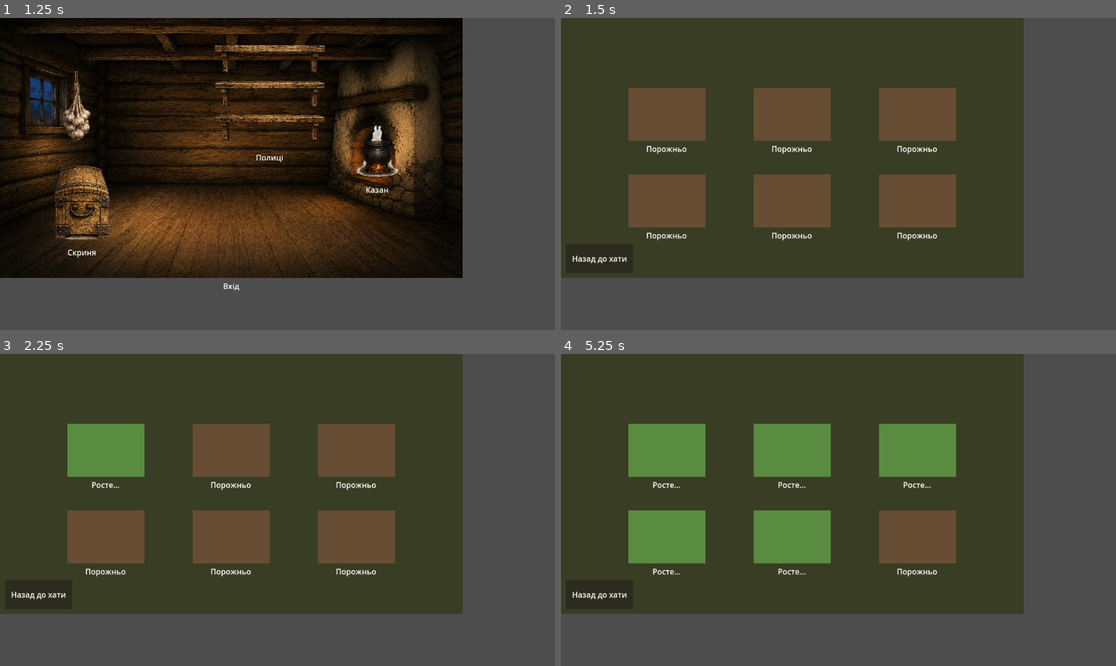
Above: before the commit, frames 1-4 (two rows, left to right).
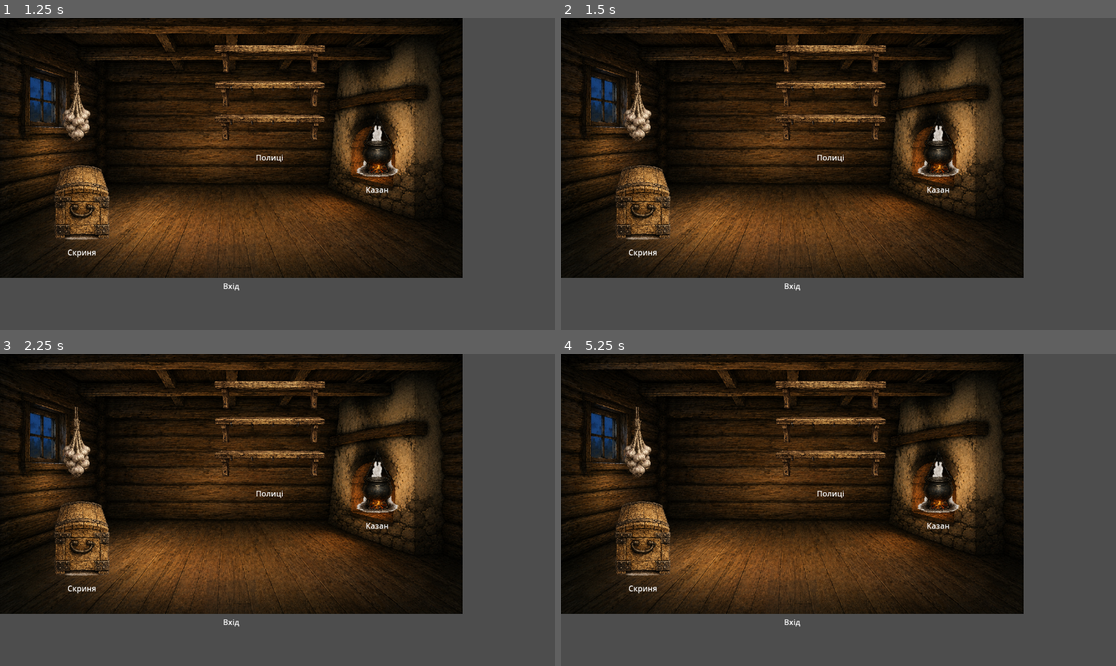
Above: after the commit, the same moments.

Repository: zav1K/molfar
Game: Godot game, scene res://scenes/Hut.tscn
Two runs of this game, one before a commit and one after it. Both use one fixed random seed, a clock stepped at 60 frames per second and the inputs below.
Inputs (mouse positions are in pixels of both pictures, inside the frame that each line leads up to):
- Up to frame 1 (1.25 s): tap Enter at 0.5 s; move the mouse to (377, 145) at 0.52 s; click (377, 145) at 0.67 s
- Up to frame 2 (1.5 s): tap Space at 1.25 s; move the mouse to (610, 96) at 1.27 s; click (610, 96) at 1.42 s
- Up to frame 3 (2.25 s): tap Enter at 2 s; move the mouse to (105, 450) at 2.02 s; click (105, 450) at 2.17 s
- Up to frame 4 (5.25 s): tap Space at 2.75, 4.25 s; move the mouse to (794, 450) at 2.77 s; click (794, 450) at 2.92 s; tap Enter at 3.5 s; move the mouse to (916, 450) at 3.52 s; click (916, 450) at 3.67 s; move the mouse to (666, 538) at 4.27 s; click (666, 538) at 4.42 s; move the mouse to (794, 538) at 5.02 s; click (794, 538) at 5.17 s

Frame 1 is identical in both runs. In frame 2, 61% of the frame differs, in the area x 0-84%, y 0-88%; in frame 3, 61%; in frame 4, 62%.

Commit message:
Generalize beam bundles to all ingredients, add hover tooltips
Ingredient gains a bundle_icon field (art-driven, null by default —
no art means the bundle just never shows, no placeholder box). All 5
beam anchors now host a generic bundle slot keyed by ingredient_id
instead of garlic being hardcoded to slot 1; each pulls its texture
from IngredientDatabase at runtime rather than the scene file.

beam_bundle.gd sets tooltip_text to "<name> ×<count>" from
PlayerInventory, so hovering shows exactly how many of that herb the
player holds. Only garlic has bundle_icon set so far — the debug seed
in hut.gd now also grants wormwood/mint (no art yet) specifically to
demonstrate they correctly stay hidden despite being in inventory.

Diff:
--- a/data/ingredients/garlic.tres
+++ b/data/ingredients/garlic.tres
@@ -1,6 +1,7 @@
-[gd_resource type="Resource" script_class="Ingredient" load_steps=2 format=3]
+[gd_resource type="Resource" script_class="Ingredient" load_steps=3 format=3]
 
 [ext_resource type="Script" path="res://scripts/resources/ingredient.gd" id="1"]
+[ext_resource type="Texture2D" path="res://assets/hut/garlic.png" id="2"]
 
 [resource]
 script = ExtResource("1")
@@ -13,3 +14,4 @@
 season_end_day = 366
 festival_id = &""
 placeholder_color = Color(0.7, 0.8, 0.4, 1)
+bundle_icon = ExtResource("2")
--- a/scenes/Hut.tscn
+++ b/scenes/Hut.tscn
@@ -8,7 +8,6 @@
 [ext_resource type="Texture2D" path="res://assets/hut/shelfs.PNG" id="6"]
 [ext_resource type="Texture2D" path="res://assets/hut/chest.png" id="7"]
 [ext_resource type="Script" path="res://scripts/beam_bundle.gd" id="8"]
-[ext_resource type="Texture2D" path="res://assets/hut/garlic.png" id="9"]
 
 [sub_resource type="RectangleShape2D" id="Shape_cauldron"]
 size = Vector2(90, 132)
@@ -50,12 +49,11 @@
 [node name="BeamBundle1" type="Marker2D" parent="Anchors"]
 position = Vector2(160, 110)
 
-[node name="Garlic" type="TextureRect" parent="Anchors/BeamBundle1"]
-offset_left = -69.0
-offset_top = 0.0
-offset_right = 66.0
-offset_bottom = 202.0
-texture = ExtResource("9")
+[node name="Bundle" type="TextureRect" parent="Anchors/BeamBundle1"]
+offset_left = -69.0
+offset_top = 0.0
+offset_right = 66.0
+offset_bottom = 202.0
 expand_mode = 1
 stretch_mode = 0
 script = ExtResource("8")
@@ -64,14 +62,54 @@
 [node name="BeamBundle2" type="Marker2D" parent="Anchors"]
 position = Vector2(340, 110)
 
+[node name="Bundle" type="TextureRect" parent="Anchors/BeamBundle2"]
+offset_left = -69.0
+offset_top = 0.0
+offset_right = 66.0
+offset_bottom = 202.0
+expand_mode = 1
+stretch_mode = 0
+script = ExtResource("8")
+ingredient_id = &"wormwood"
+
 [node name="BeamBundle3" type="Marker2D" parent="Anchors"]
 position = Vector2(520, 110)
 
+[node name="Bundle" type="TextureRect" parent="Anchors/BeamBundle3"]
+offset_left = -69.0
+offset_top = 0.0
+offset_right = 66.0
+offset_bottom = 202.0
+expand_mode = 1
+stretch_mode = 0
+script = ExtResource("8")
+ingredient_id = &"mint"
+
 [node name="BeamBundle4" type="Marker2D" parent="Anchors"]
 position = Vector2(700, 110)
 
+[node name="Bundle" type="TextureRect" parent="Anchors/BeamBundle4"]
+offset_left = -69.0
+offset_top = 0.0
+offset_right = 66.0
+offset_bottom = 202.0
+expand_mode = 1
+stretch_mode = 0
+script = ExtResource("8")
+ingredient_id = &"dream_grass"
+
 [node name="BeamBundle5" type="Marker2D" parent="Anchors"]
 position = Vector2(880, 110)
+
+[node name="Bundle" type="TextureRect" parent="Anchors/BeamBundle5"]
+offset_left = -69.0
+offset_top = 0.0
+offset_right = 66.0
+offset_bottom = 202.0
+expand_mode = 1
+stretch_mode = 0
+script = ExtResource("8")
+ingredient_id = &"kupala_dew"
 
 [node name="Zones" type="Node2D" parent="."]
 
--- a/scripts/beam_bundle.gd
+++ b/scripts/beam_bundle.gd
@@ -1,12 +1,20 @@
 extends TextureRect
 ## A drying-herb bundle hanging on the сволок. Visible only while the player
-## actually holds that ingredient — this is meant to mirror inventory state,
-## not decorate unconditionally.
+## actually holds that ingredient — mirrors inventory state instead of
+## decorating unconditionally. Hovering shows how many the player has.
 
 @export var ingredient_id: StringName
 
+var _ingredient: Ingredient
+
 func _ready() -> void:
-	mouse_filter = MOUSE_FILTER_IGNORE
+	_ingredient = IngredientDatabase.get_ingredient(ingredient_id)
+	if _ingredient == null or _ingredient.bundle_icon == null:
+		# No art for this herb yet — stay hidden instead of showing an empty box.
+		visible = false
+		return
+	texture = _ingredient.bundle_icon
+	mouse_filter = Control.MOUSE_FILTER_STOP
 	PlayerInventory.changed.connect(_on_inventory_changed)
 	_refresh()
 
@@ -15,4 +23,6 @@
 		_refresh()
 
 func _refresh() -> void:
-	visible = PlayerInventory.has(ingredient_id)
+	var count := PlayerInventory.get_count(ingredient_id)
+	visible = count > 0
+	tooltip_text = "%s ×%d" % [_ingredient.display_name, count]
--- a/scripts/hut.gd
+++ b/scripts/hut.gd
@@ -18,11 +18,16 @@
 func _ready() -> void:
 	for zone in zones:
 		zone.activated.connect(_on_zone_activated)
-	# DEBUG: seed the inventory so the beam bundle has something to react to
+	# DEBUG: seed the inventory so the beam bundles have something to react to
 	# until the garden/gathering loop actually grants ingredients. Remove once
-	# that exists.
+	# that exists. Ingredients without bundle art (everything but garlic right
+	# now) should stay hidden despite being "held" — that's the fallback working.
 	if not PlayerInventory.has(&"garlic"):
-		PlayerInventory.add(&"garlic")
+		PlayerInventory.add(&"garlic", 3)
+	if not PlayerInventory.has(&"wormwood"):
+		PlayerInventory.add(&"wormwood", 2)
+	if not PlayerInventory.has(&"mint"):
+		PlayerInventory.add(&"mint", 1)
 
 func _on_zone_activated(zone: InteractionZone) -> void:
 	if ZONE_SCENES.has(zone.zone_id):
--- a/scripts/resources/ingredient.gd
+++ b/scripts/resources/ingredient.gd
@@ -21,3 +21,8 @@
 
 ## Stand-in visuals until final hand-painted art exists.
 @export var placeholder_color: Color = Color.WEB_GREEN
+
+## Drying-bundle art shown on the hut's beam while the player holds this
+## ingredient. Null until an artist provides one — the bundle just stays
+## hidden in that case, no placeholder box.
+@export var bundle_icon: Texture2D
Not shown: 1 places in scenes/Hut.tscn that only renumber resources
